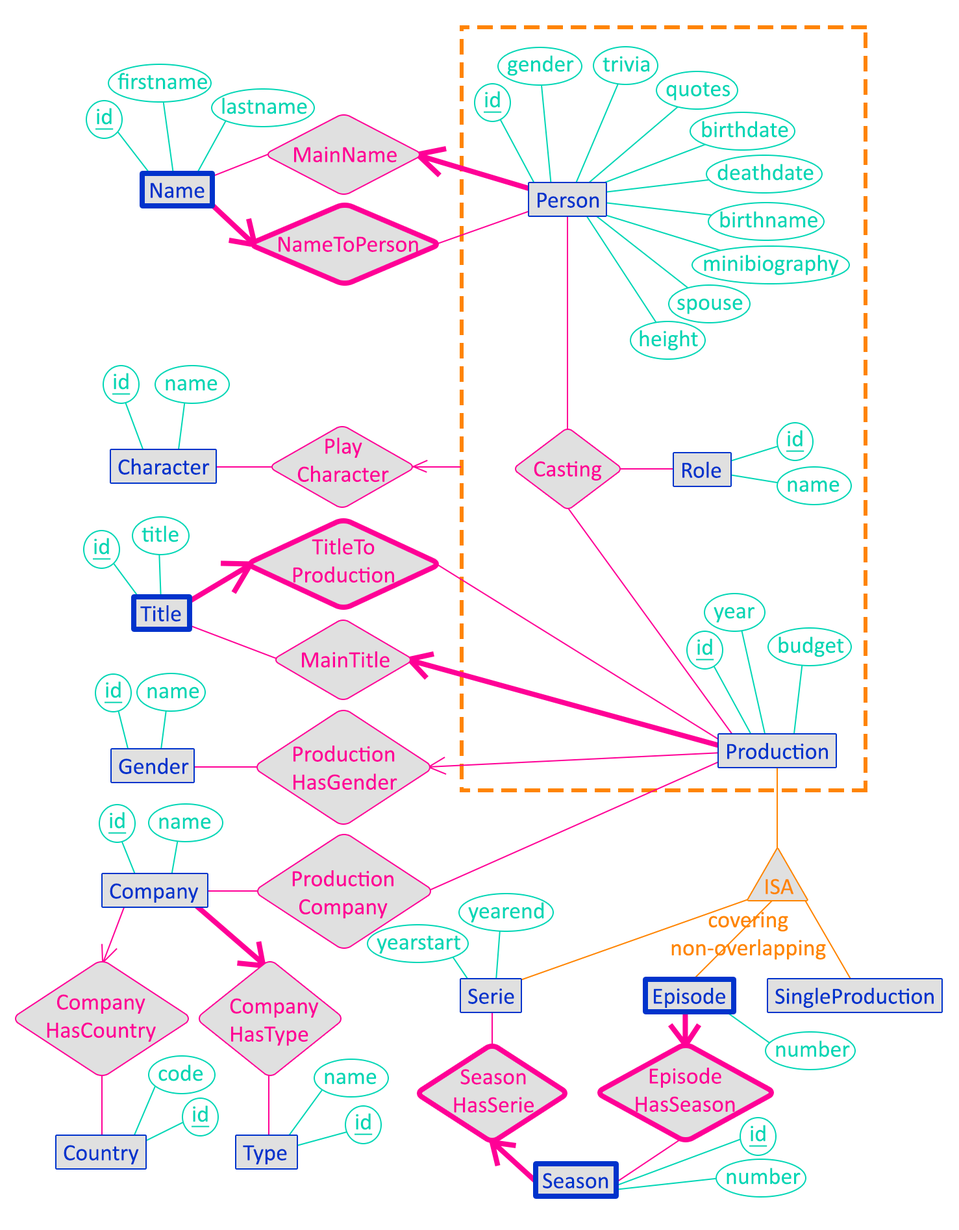
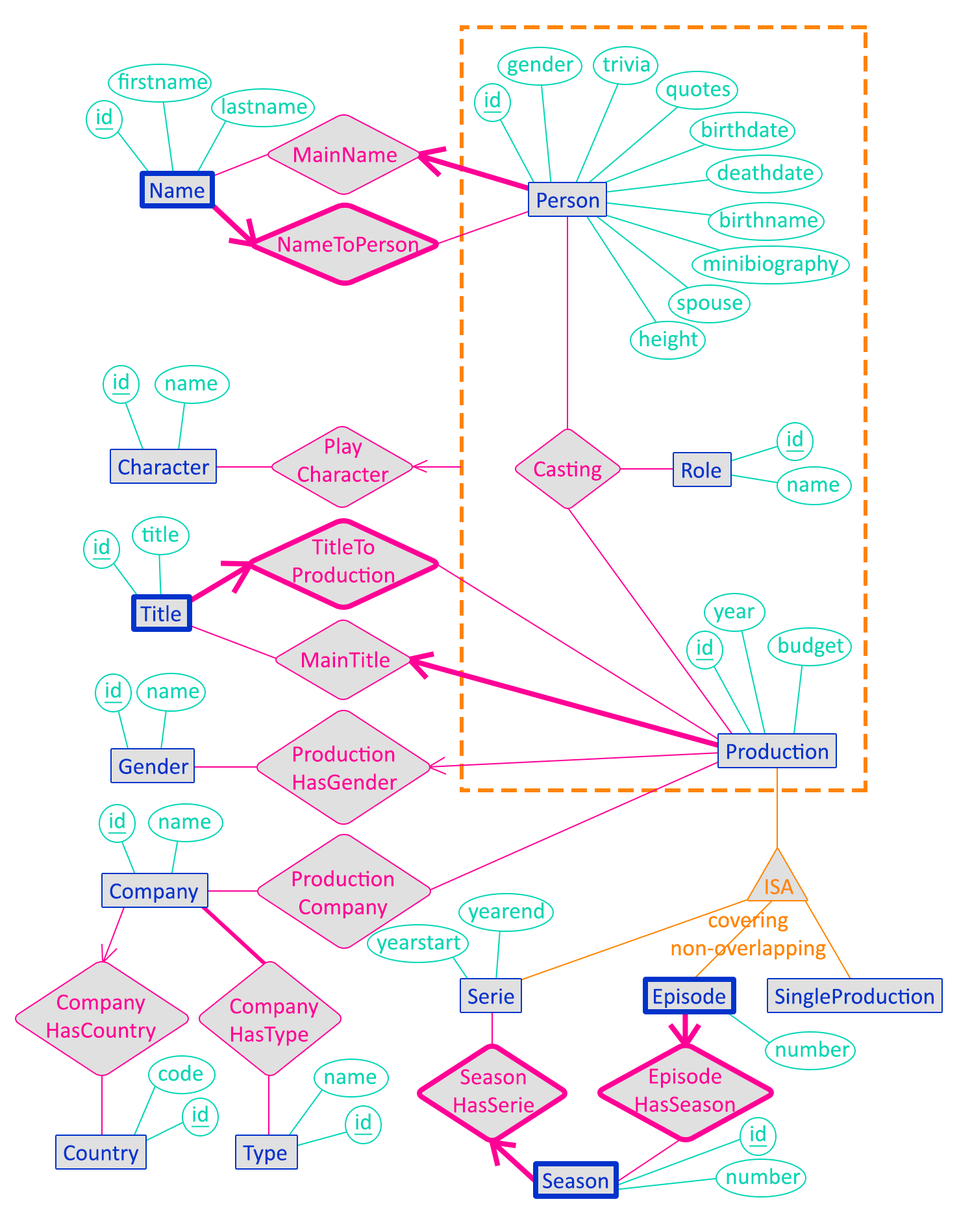
Before/after of a 959 x 1230 layered artwork. What changed in the layer stack:
painted on "_Company" (2nd of 3, in "R - CompanyHasType") over (194, 907, 267, 969)
